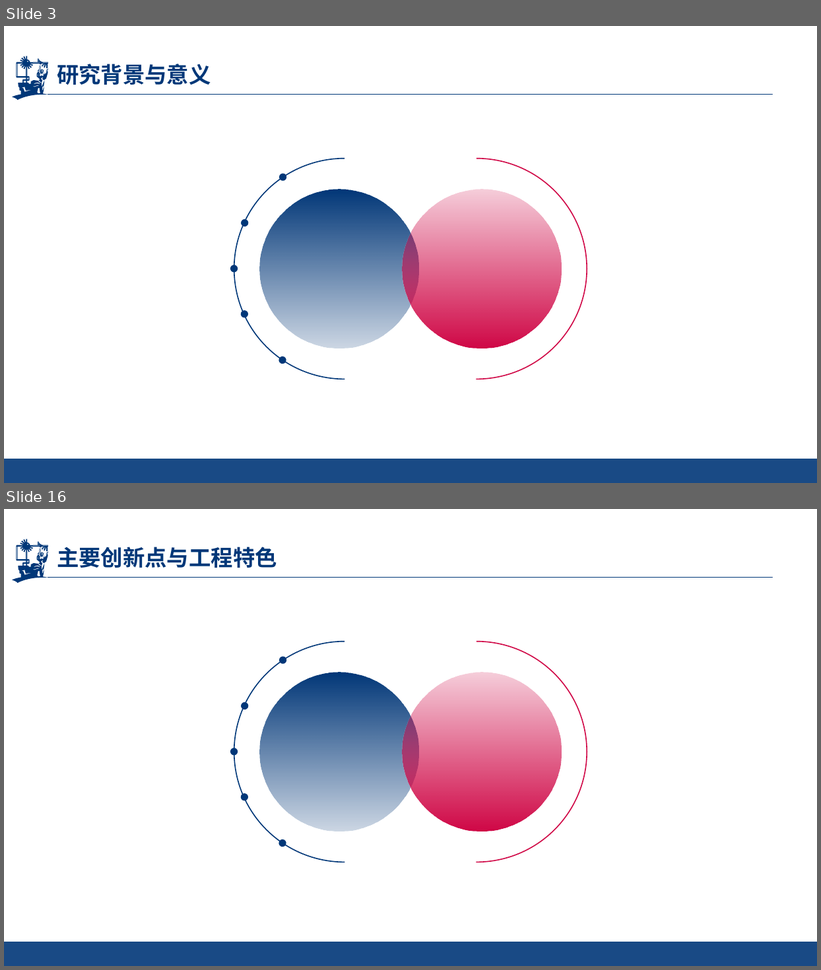
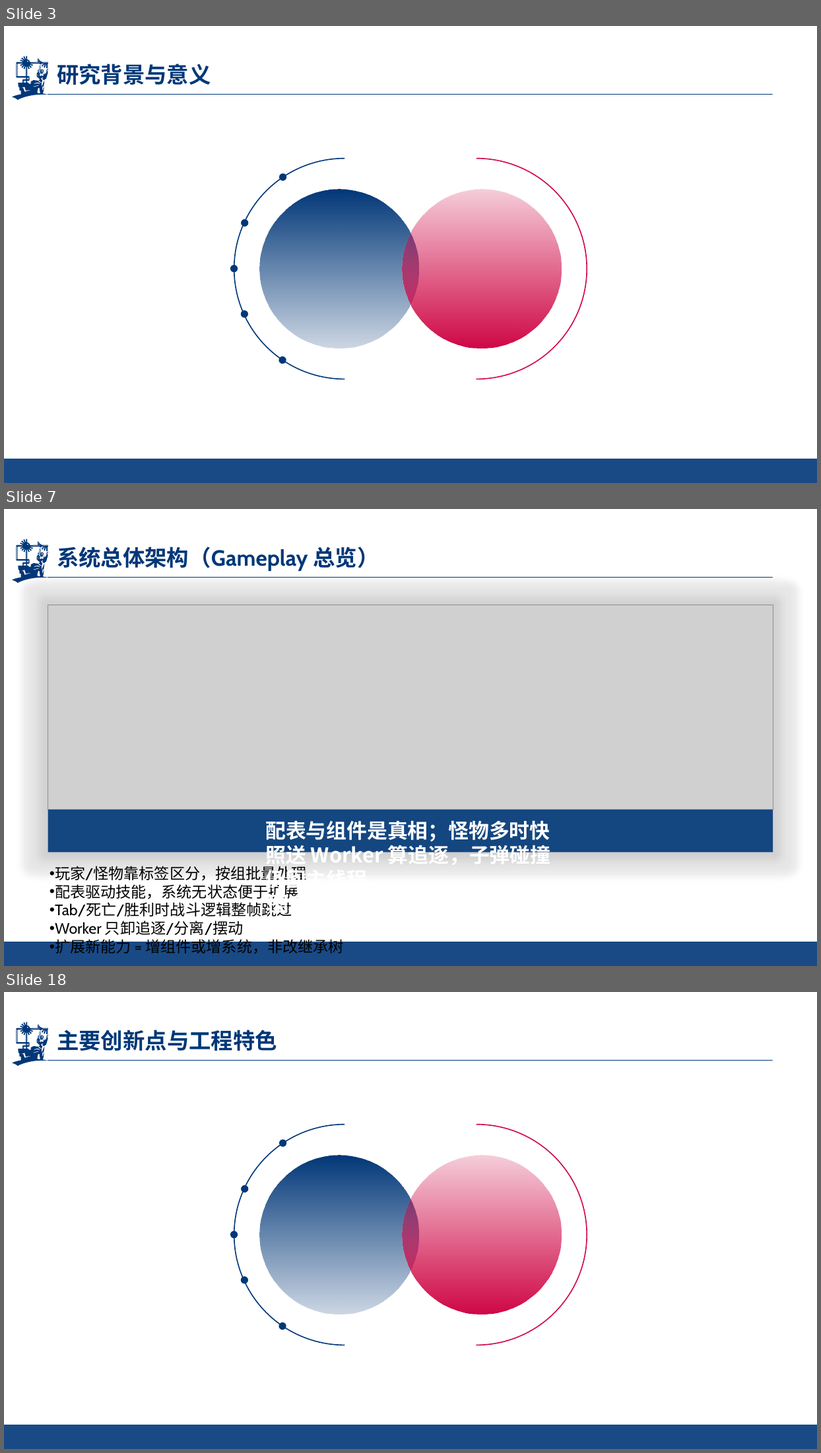
Before and after one commit to kir123456-1q/Survivor-And-Fight, a slide deck: SurvivorAndFight/SurvivorAndFight-毕业答辩PPT.pptx. Shown one above the other, each under a label of ours: slides 3 and 16 before the commit, slides 3, 7 and 18 after it; the slides between them are not shown. The pictures are 821x970 and 821x1453 pixels, drawn with LibreOffice and Linux fonts; fonts in the diff are those of the drawing; grey boxes stand for pictures; background and template pictures are left out. Boxes give left, top, right and bottom in pixels: in the first picture for what was removed or moved away, otherwise in the second. Text is boxed around its words. In the diff, an @@ line names an element or a change of style, - is before the commit and + after.

```diff
--- a/SurvivorAndFight/SurvivorAndFight-毕业答辩PPT.pptx
+++ b/SurvivorAndFight/SurvivorAndFight-毕业答辩PPT.pptx
@@ slide 7 added at bbox=[4, 509, 817, 966], background picture (left out); not listed: 4 template elements that a slide beside it also shows @@
@@ title added at bbox=[57, 547, 379, 571], 26 pt, text #003778, bold @@
+系统总体架构（Gameplay 总览）
@@ rectangle added at bbox=[48, 605, 773, 852], fill #003778 at 90% opacity @@
@@ picture added at bbox=[48, 605, 773, 810] @@
@@ text added at bbox=[265, 821, 550, 942], 24 pt, text #FFFFFF, bold @@
+配表与组件是真相；怪物多时快照送 Worker 算追逐，子弹碰撞仍回主线程。
+图3 Gameplay：数据、系统、战斗桥接与暂停
@@ text added at bbox=[55, 866, 343, 954], 18 pt, text #000000 @@
+• 玩家/怪物靠标签区分，按组批量处理
+• 配表驱动技能，系统无状态便于扩展
+• Tab/死亡/胜利时战斗逻辑整帧跳过
+• Worker 只卸追逐/分离/摆动
+• 扩展新能力 = 增组件或增系统，非改继承树
@@ what was slide 16 is now slide 18 @@
```
Also in this commit, not shown: 10 slides changed, 5 other slides added, 4 slides removed, 17 other files.
